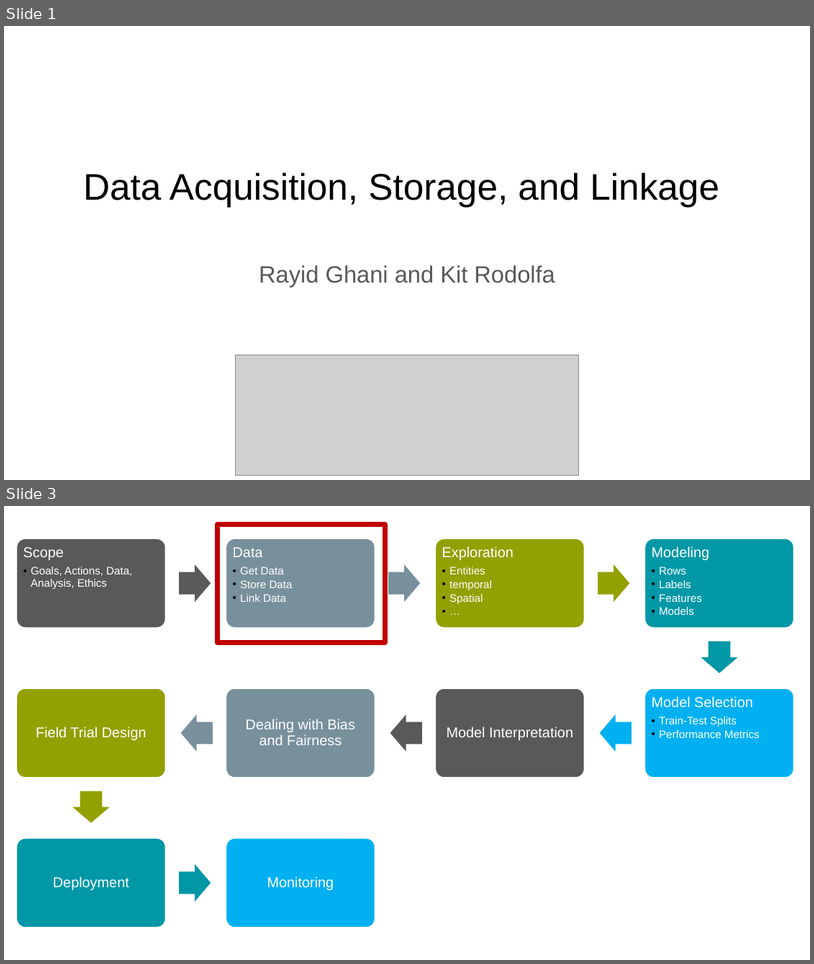
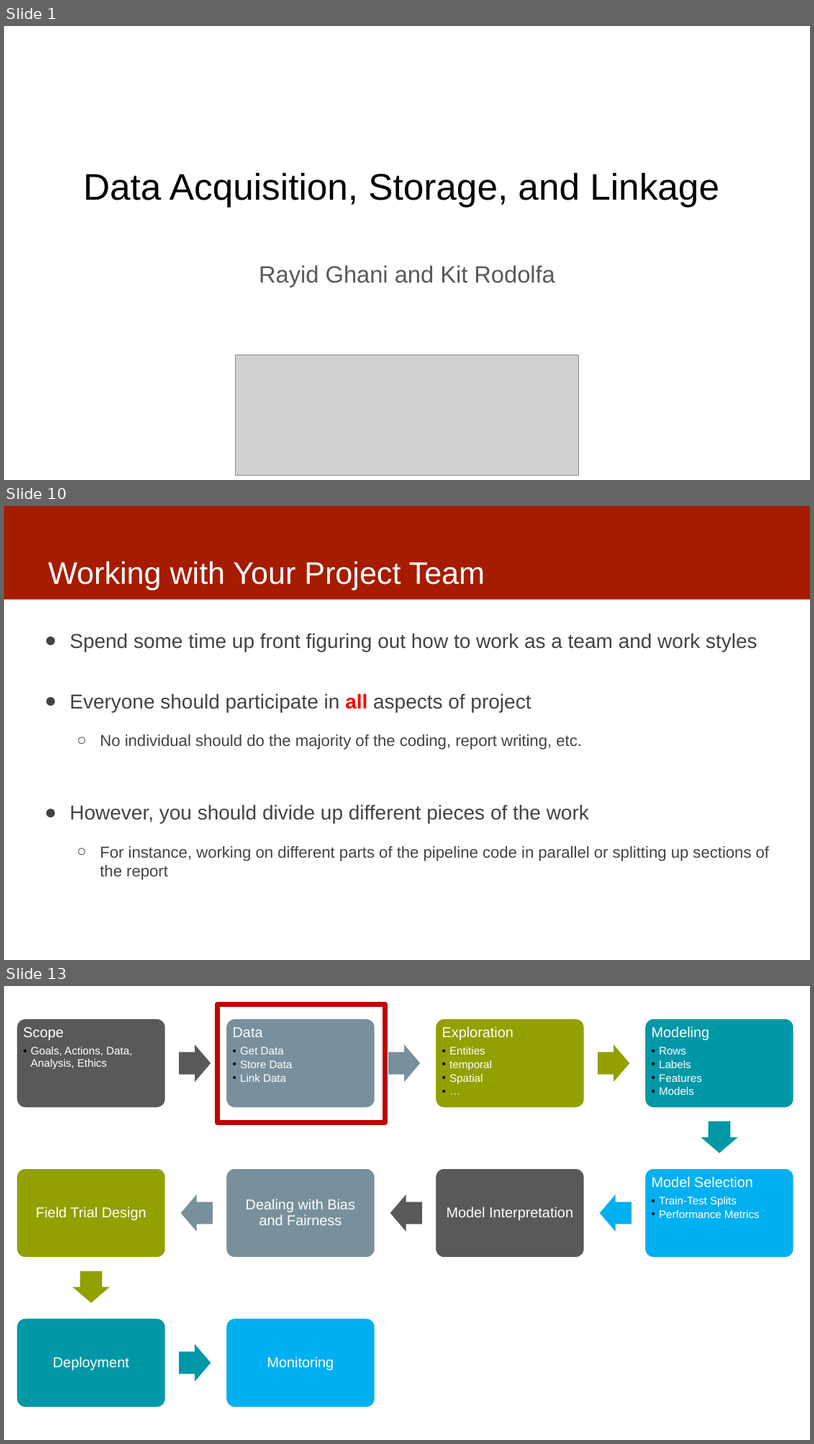
Before and after one commit to dssg/MLinPractice, a slide deck: Lectures/Lecture3-Data.pptx. Shown one above the other, each under a label of ours: slides 1 and 3 before the commit, slides 1, 10 and 13 after it; the slides between them are not shown. The pictures are 814x964 and 814x1444 pixels, drawn with LibreOffice and Linux fonts; fonts in the diff are those of the drawing; grey boxes stand for pictures. Boxes give left, top, right and bottom in pixels: in the first picture for what was removed or moved away, otherwise in the second. Text is boxed around its words. In the diff, an @@ line names an element or a change of style, - is before the commit and + after.

```diff
--- a/Lectures/Lecture3-Data.pptx
+++ b/Lectures/Lecture3-Data.pptx
@@ slide 10 added at [4, 506, 810, 960], background #FFFFFF @@
@@ rectangle added at [4, 506, 810, 599], fill #A61C00 @@
@@ title added at [48, 561, 485, 590], 37 pt, text #FFFFFF @@
+Working with Your Project Team
@@ text added at [70, 633, 769, 880], 24 pt, text #434343 @@
+● Spend some time up front figuring out how to work as a team and work styles
+● Everyone should participate in all aspects of project
+  ○ No individual should do the majority of the coding, report writing, etc.
+● However, you should divide up different pieces of the work
+  ○ For instance, working on different parts of the pipeline code in parallel or splitting up sections of the report
@@ what was slide 3 is now slide 13 @@
```
Also in this commit, not shown: 3 slides changed, 9 other slides added.
